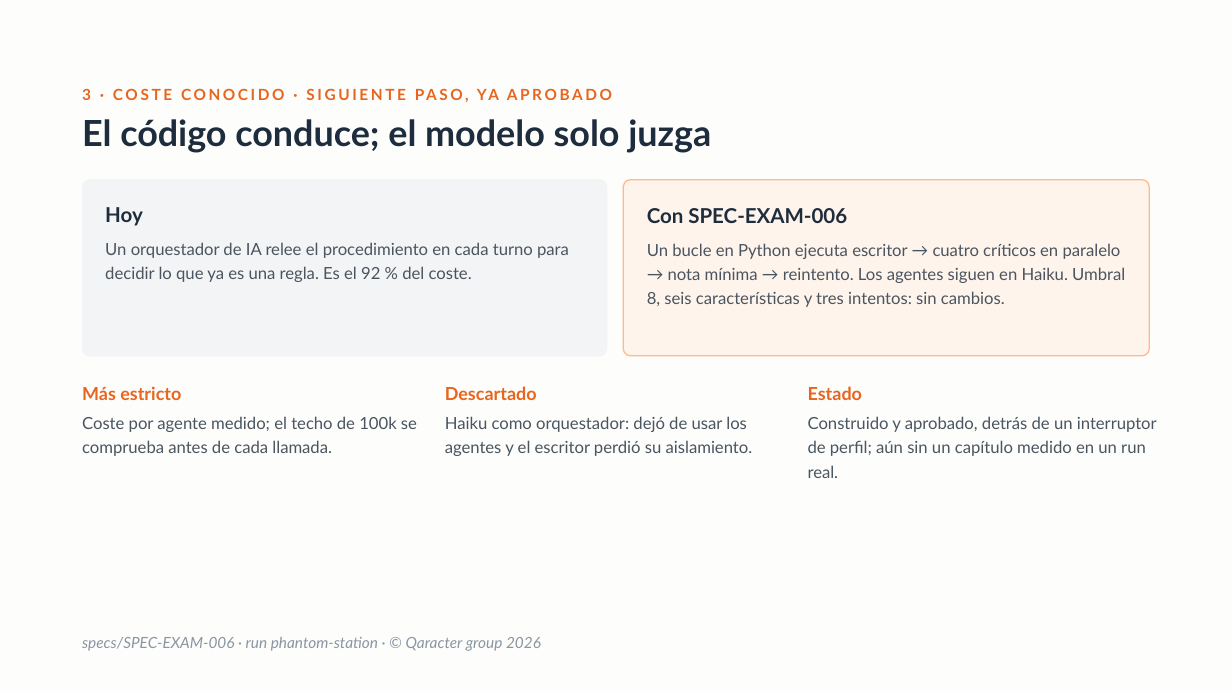
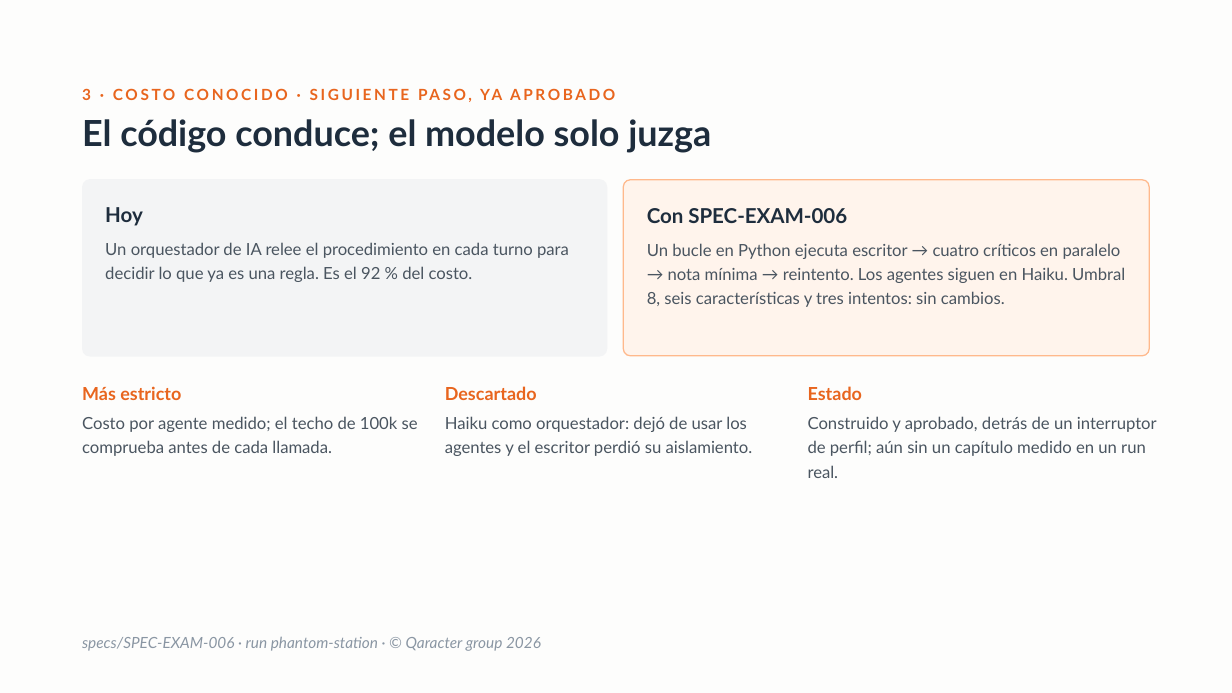
Before and after one commit to davidcalham12/My-story, a slide deck: slide 16 of presentacion/storymaker-deck.pptx. Drawn at 1232x693 pixels with LibreOffice and Linux fonts; fonts in the diff are those of the drawing. Boxes give left, top, right and bottom in pixels: in the first picture for what was removed or moved away, otherwise in the second. Text is boxed around its words. In the diff, an @@ line names an element or a change of style, - is before the commit and + after.

```diff
--- a/presentacion/storymaker-deck.pptx
+++ b/presentacion/storymaker-deck.pptx
@@ text at box(82, 88, 502, 100): text changed @@
-3 · COSTE CONOCIDO · SIGUIENTE PASO, YA APROBADO
+3 · COSTO CONOCIDO · SIGUIENTE PASO, YA APROBADO
@@ text at box(105, 242, 569, 282): text changed @@
-Un orquestador de IA relee el procedimiento en cada turno para decidir lo que ya es una regla. Es el 92 % del coste.
+Un orquestador de IA relee el procedimiento en cada turno para decidir lo que ya es una regla. Es el 92 % del costo.
@@ text at box(82, 416, 418, 456): text changed @@
-Coste por agente medido; el techo de 100k se comprueba antes de cada llamada.
+Costo por agente medido; el techo de 100k se comprueba antes de cada llamada.
```
Also in this commit, not shown: 5 other slides changed, 2 other files.
